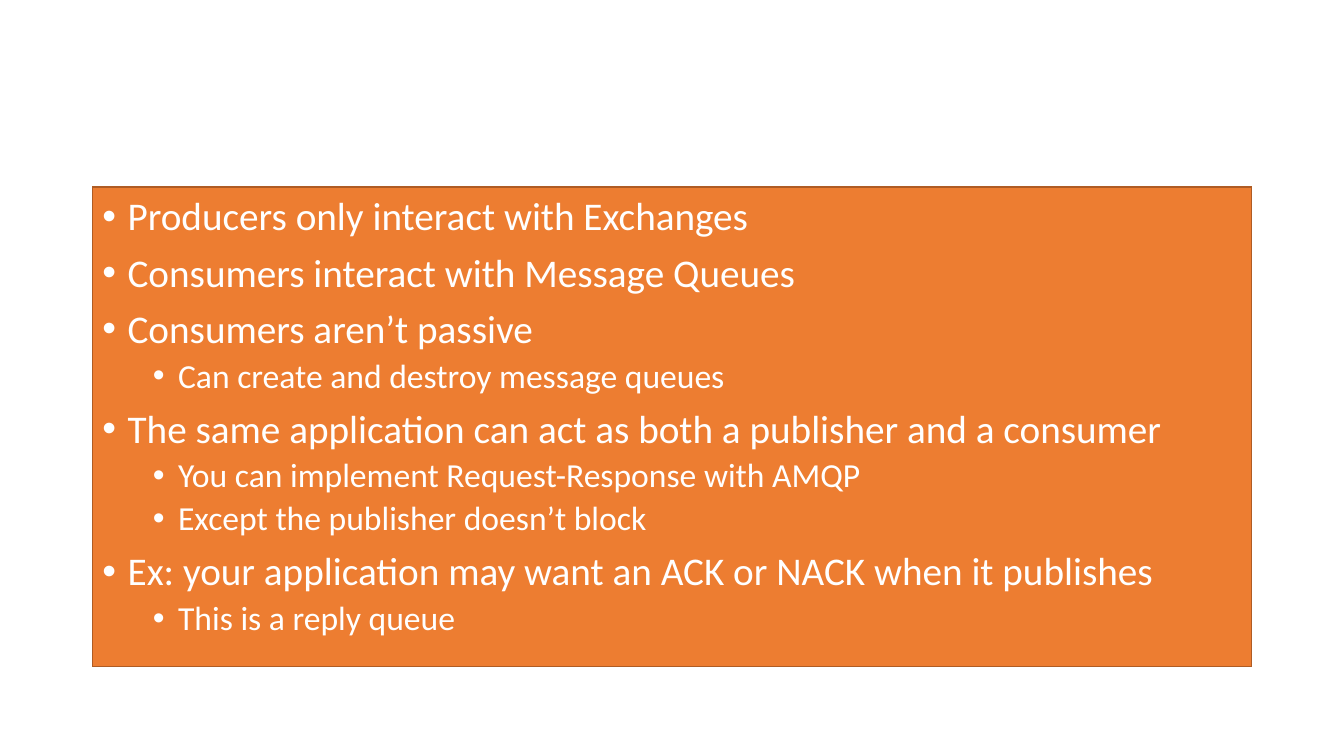
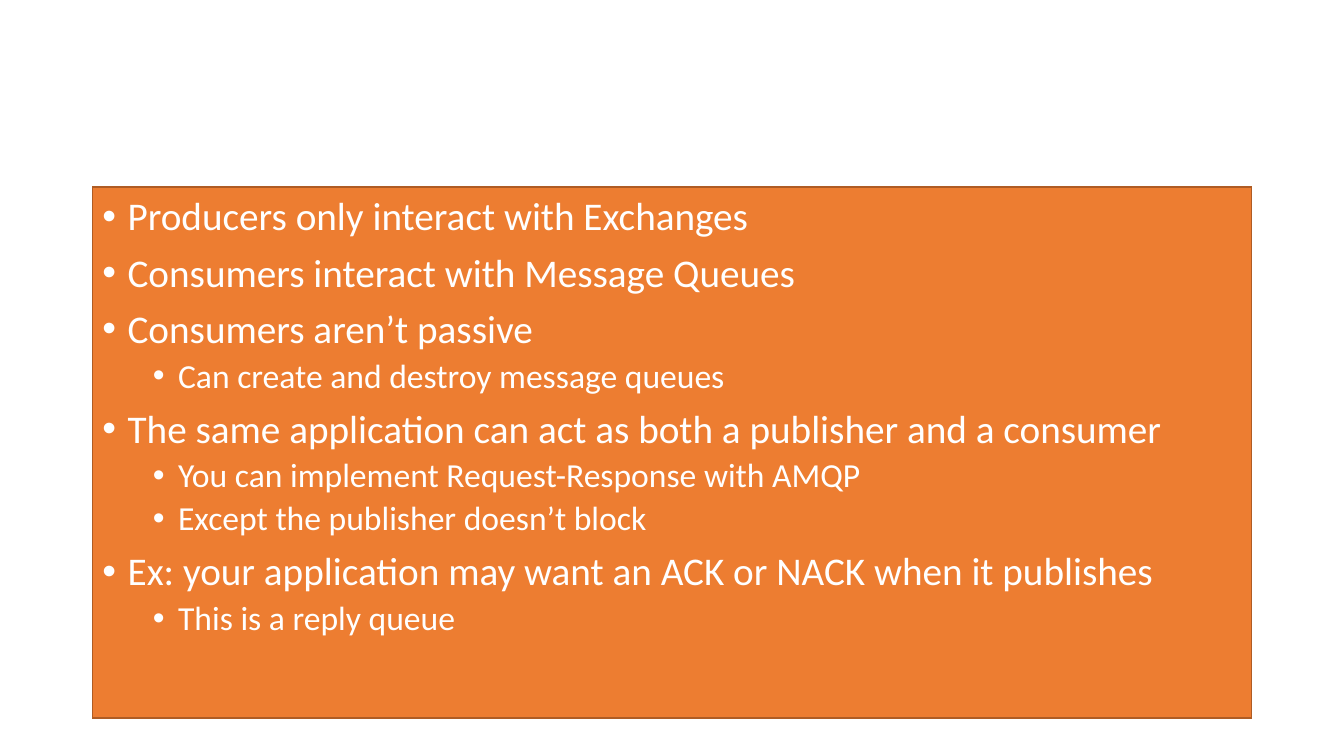
Before and after one commit to airavata-courses/airavata-courses.github.io, a slide deck: slide 10 of slides/CS649-Fall2017-MessagingAndMicroservices.pptx (slide 7 before the commit). Drawn at 1344x756 pixels with LibreOffice and Linux fonts; fonts in the diff are those of the drawing. Boxes give left, top, right and bottom in pixels: in the first picture for what was removed or moved away, otherwise in the second. Text is boxed around its words. In the diff, an @@ line names an element or a change of style, - is before the commit and + after.

```diff
--- a/slides/CS649-Fall2017-MessagingAndMicroservices.pptx
+++ b/slides/CS649-Fall2017-MessagingAndMicroservices.pptx
@@ text "Producers only interact with Exchanges": place and size @@
-text "Producers only interact with Exchanges" at (93, 187, 1252, 666)
+text "Producers only interact with Exchanges" at (93, 187, 1252, 718)
```
Also in this commit, not shown: 4 other slides changed, 4 slides added, 1 slide removed, 1 other file.
